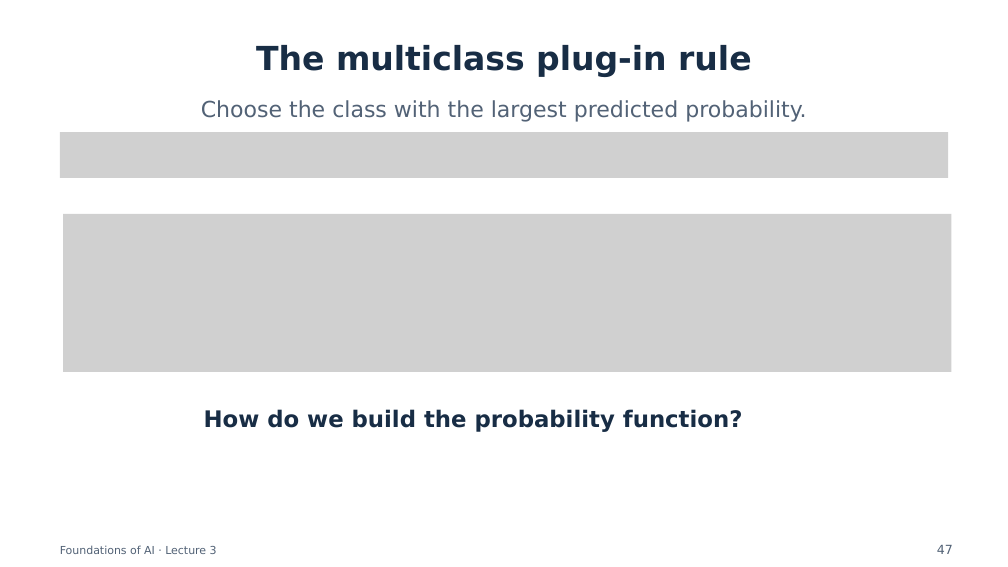
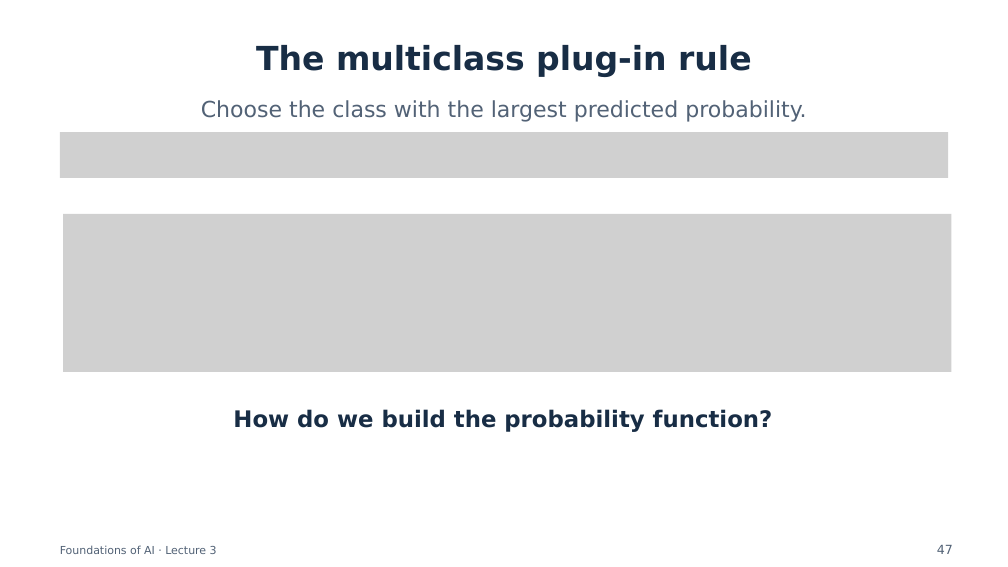
Before and after one commit to semtm0051/2026_27, a slide deck: slide 47 of Week_03/Slides/Week_03 - Slides.pptx. Drawn at 1008x567 pixels with LibreOffice and Linux fonts; fonts in the diff are those of the drawing; grey boxes stand for pictures. Boxes give left, top, right and bottom in pixels: in the first picture for what was removed or moved away, otherwise in the second. Text is boxed around its words. In the diff, an @@ line names an element or a change of style, - is before the commit and + after.

```diff
--- a/Week_03/Slides/Week_03 - Slides.pptx
+++ b/Week_03/Slides/Week_03 - Slides.pptx
@@ text "How do we build the ...": place and size @@
-text "How do we build the ..." at [204,409,743,432]
+text "How do we build the ..." at [233,409,773,432]
```
Also in this commit, not shown: 2 other slides changed, 1 other file.
